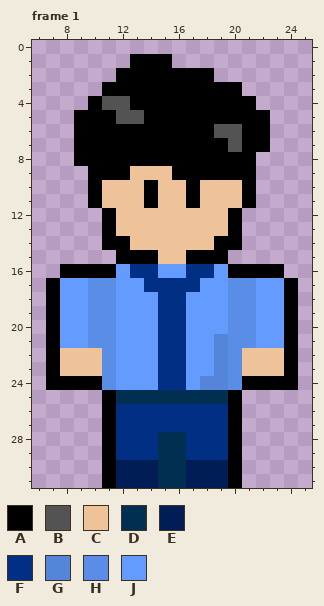
A pixel-art file gets an edit: Art/Aseprite/A.aseprite. The picture above was drawn from the file before the commit.
32x32 pixels, 24 frames. Shown: frame 1: x 6..25, y 0..31.
Palette (. is transparent): A #000000  B #535353  C #eec39a  D #002f52  E #001e55  F #002f83  G #5585d9  H #5a8de6  J #639bff
Pixels before, frame 1, first column x 7:
 1 ......AAA.........
 2 .....AAAAAAA......
 3 ....AAAAAAAAAA....
 4 ...ABBAAAAAAAAA...
 5 ..AAABBAAAAAAAAA..
 6 ..AAAAAAAAAABBAA..
 7 ..AAAAAAAAAAABAA..
 8 ..AAAAAAAAAAAAA...
 9 ...AAACCCAAAAAA...
10 ...ACCCACCACCCA...
11 ...ACCCACCACCCA...
12 ....ACCCCCCCCA....
13 ....ACCCCCCCCA....
14 ....AACCCCCCAA....
15 .....AAACCAAA.....
16 .AAAAJFFJJFFJAAAA.
17 AJJHHJJFFFFJJHHJJA
18 AJJHHJJJFFJJJHHJJA
19 AJJHHJJJFFJJJHHJJA
20 AJJHHJJJFFJJJHHJJA
21 AJJHHJJJFFJJGHHJJA
22 ACCCHJJJFFJJGHCCCA
23 ACCCHJJJFFJJGHCCCA
24 AAAAHJJJFFJGGHAAAA
25 ....ADDDDDDDDA....
26 ....AFFFFFFFFA....
27 ....AFFFFFFFFA....
28 ....AFFFDDFFFA....
29 ....AFFFDDFFFA....
30 ....AEEEDDEEEA....
31 ....AEEEDDEEEA....
The same view after the edit:
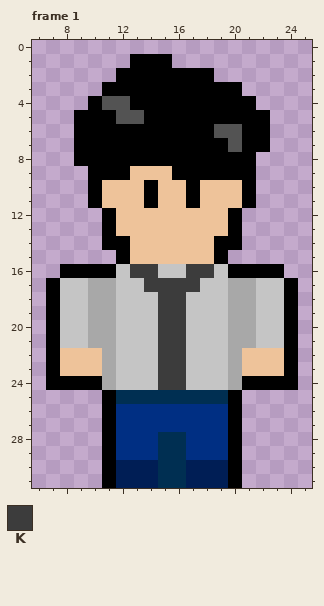
Colours new in this view: K #3c3c3c
Change:
colour H: #5a8de6 -> #a8a8a8
colour J: #639bff -> #c5c5c5
Frame 1:
y 15: x 13..14 AA -> CC; x 17..18 AA -> CC
y 16: x 13..14 FF -> KK; x 17..18 FF -> KK
y 17: x 14..17 FFFF -> KKKK
y 18..20: x 15..16 FF -> KK
y 21..23: x 15..16 FF -> KK; x 19 G -> J
y 24: x 15..16 FF -> KK; x 18..19 GG -> JJ
